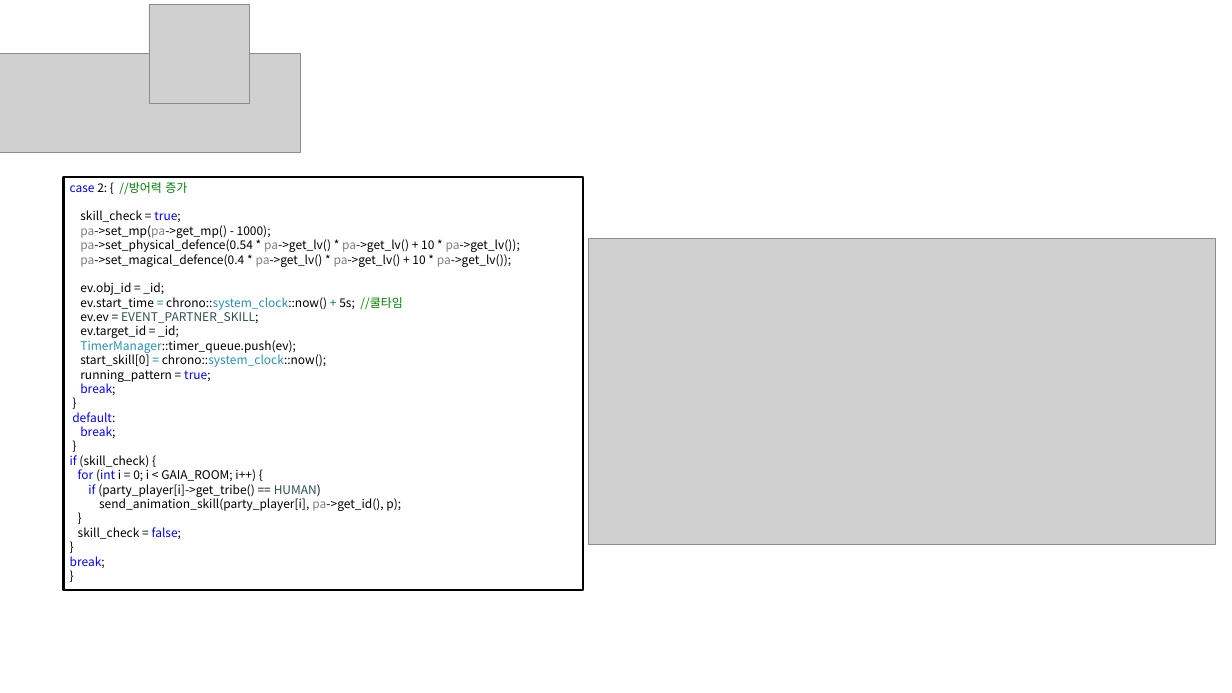
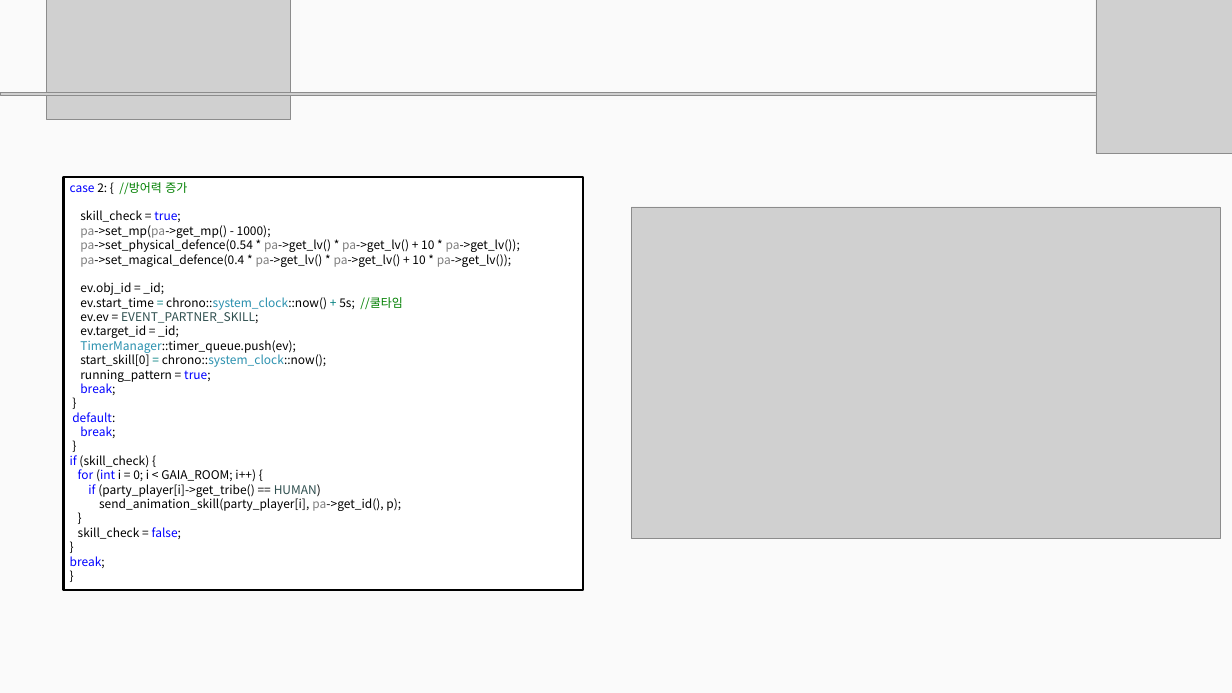
Before and after one commit to hjs0913/SSU, a slide deck: slide 8 of 포트폴리오/2017184030_정의범_포트폴리오.pptx (slide 9 before the commit). Drawn at 1232x693 pixels with LibreOffice and Linux fonts; fonts in the diff are those of the drawing; grey boxes stand for pictures; background and template pictures are left out. Boxes give left, top, right and bottom in pixels: in the first picture for what was removed or moved away, otherwise in the second. Text is boxed around its words. In the diff, an @@ line names an element or a change of style, - is before the commit and + after.

```diff
--- a/포트폴리오/2017184030_정의범_포트폴리오.pptx
+++ b/포트폴리오/2017184030_정의범_포트폴리오.pptx
@@ background picture (left out) to #FAFAFA @@
@@ picture added at [46, 0, 290, 120] @@
@@ picture removed at [149, 4, 249, 103] @@
@@ picture added at [1096, 0, 1232, 153] @@
@@ picture removed at [0, 54, 301, 152] @@
@@ picture added at [0, 92, 1178, 95] @@
@@ picture: place and size @@
-picture at [589, 239, 1216, 545]
+picture at [631, 207, 1220, 538]
```
Also in this commit, not shown: 8 other slides changed, 7 slides added, 11 slides removed.
